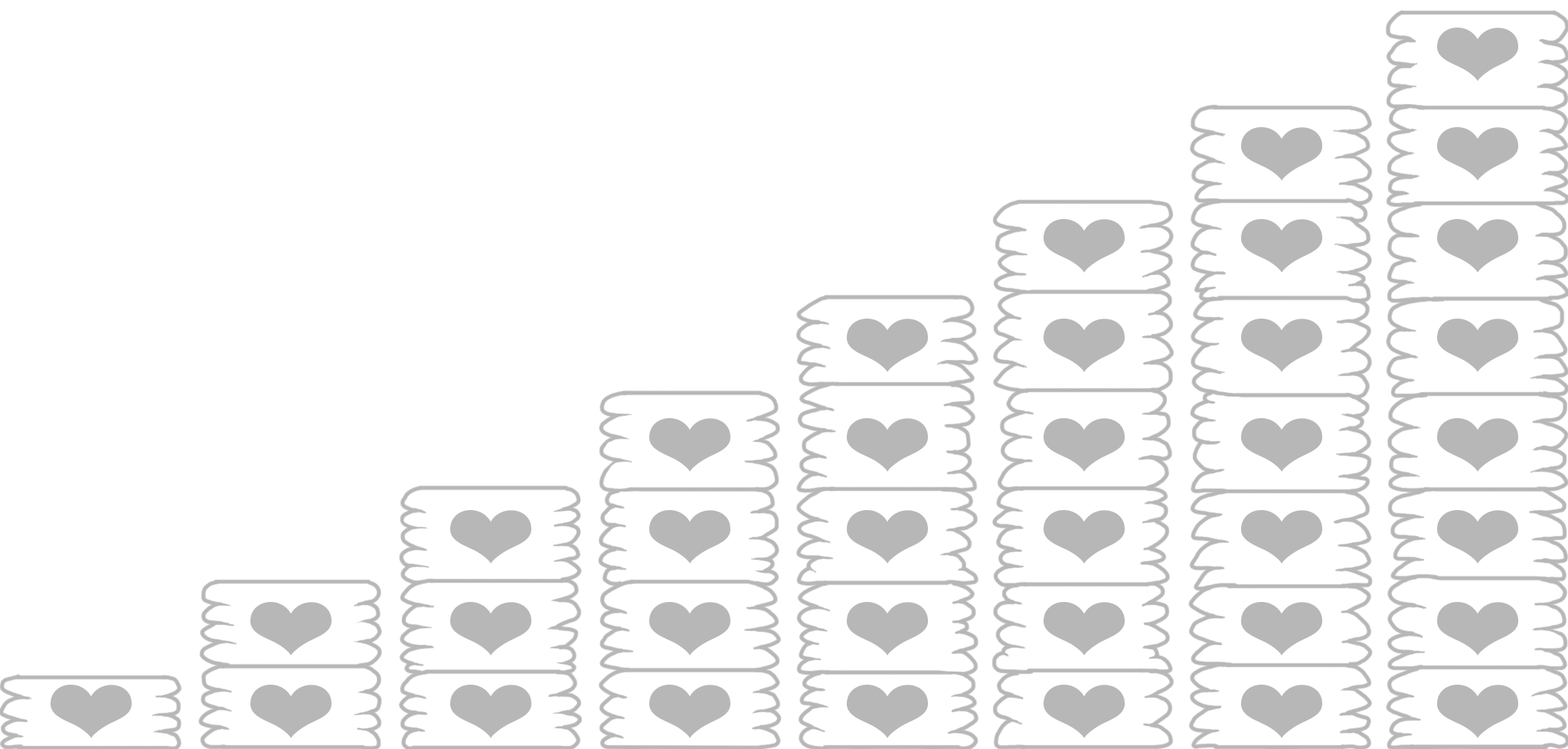
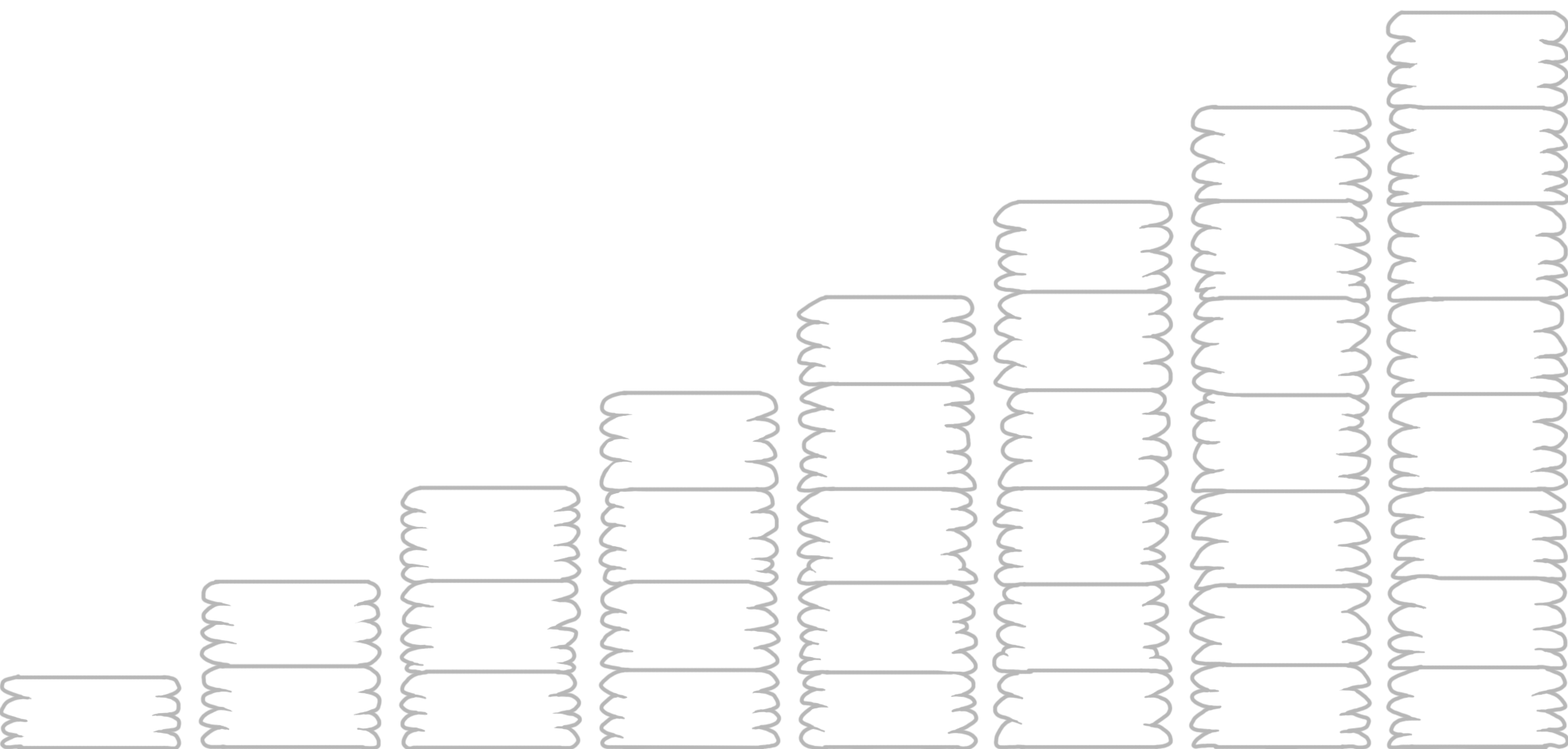
Two versions of the same layered image (1568x749). Layer-by-layer changes:
hid group "Hearts" (44 layers) over [50, 27, 1519, 739]
